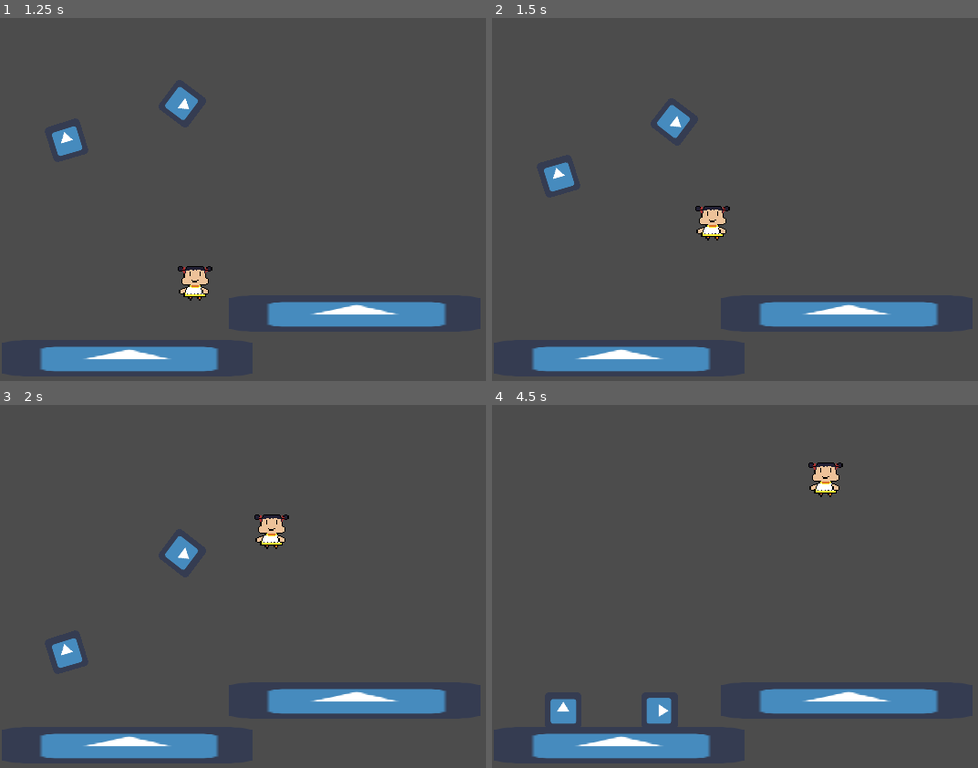
Above: before the commit, frames 1-4 (two rows, left to right).
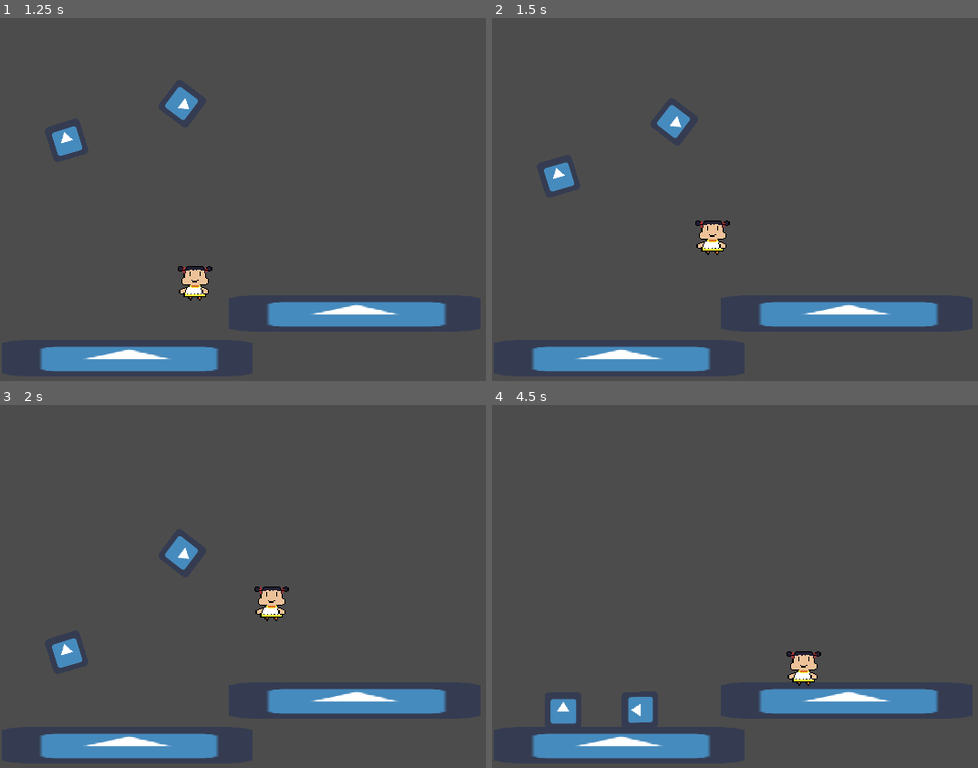
Above: after the commit, the same moments.

Repository: fuzhouch/colin-platformer-project
Game: Godot game, scene res://Level1.tscn
Same seed, same stepped clock (60 frames per second), same inputs: the game is played once before the commit and once after it. The project has no main scene, so this scene is started directly. The engine's default icon, where the game draws it, is replaced by a stand-in: a white triangle on a blue panel in a dark square.
Inputs:
- Up to frame 1 (1.25 s): hold Right (ui_right) from 0.53 s (still down); tap Up (ui_up) at 0.6, 0.77, 1.07 s
- Up to frame 2 (1.5 s): keep holding Right (ui_right); tap Up (ui_up) at 1.35 s
- Up to frame 3 (2 s): keep holding Right (ui_right); tap Up (ui_up) at 1.52, 1.82 s
- Up to frame 4 (4.5 s): release Right (ui_right) at 2.03 s; hold Left (ui_left) 2.03-2.78 s; tap Up (ui_up) at 2.1, 2.85, 3.02, 3.32, 3.6, 3.77, 4.07, 4.35 s; hold Right (ui_right) 2.78-4.28 s; hold Left (ui_left) from 4.28 s (still down)

Frame 1 is identical in both runs. In frame 2, 0.7% of the frame differs, in the area x 41-49%, y 51-66%; in frame 3, 0.9%; in frame 4, 1.5%, in the area x 27-73%, y 15-88%.

Commit message:
[FIX] Double jump should jump with less height than initial jump.

Diff:
--- a/Tsetseg.gd
+++ b/Tsetseg.gd
@@ -8,6 +8,7 @@
 const SPEED = 180
 const GRAVITY = 10
 const JUMPFORCE = -500
+const DOUBLE_JUMP_FORCE = -300
 
 func _physics_process(delta):
 	if Input.is_action_pressed("ui_right"):
@@ -39,7 +40,7 @@
 			allow_double_jump = true
 		else:
 			if allow_double_jump: # Already in double jump status
-				velocity.y = JUMPFORCE
+				velocity.y = DOUBLE_JUMP_FORCE
 				allow_double_jump = false
 
 	# "Slide" means - character keeps moving with same speed
